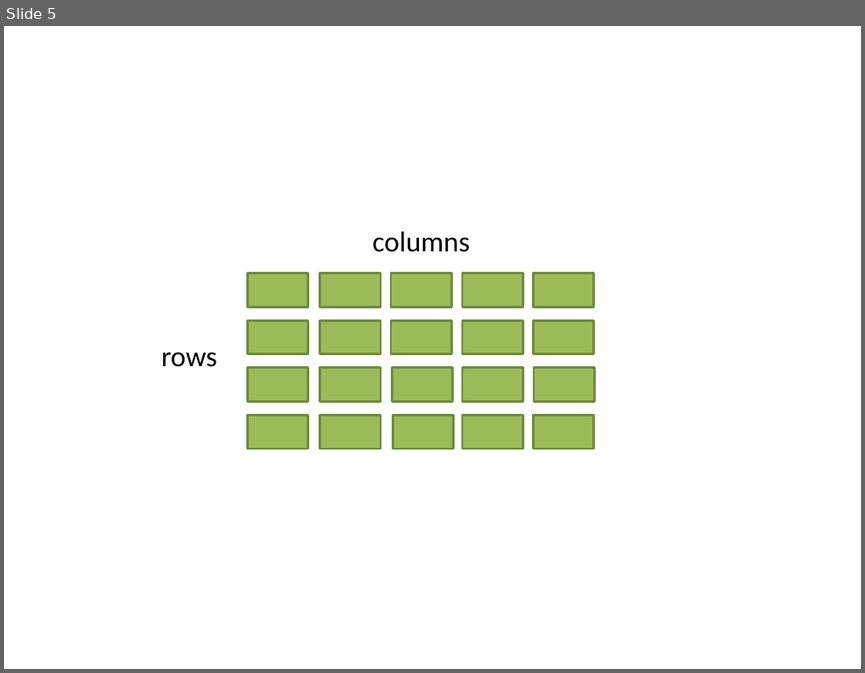
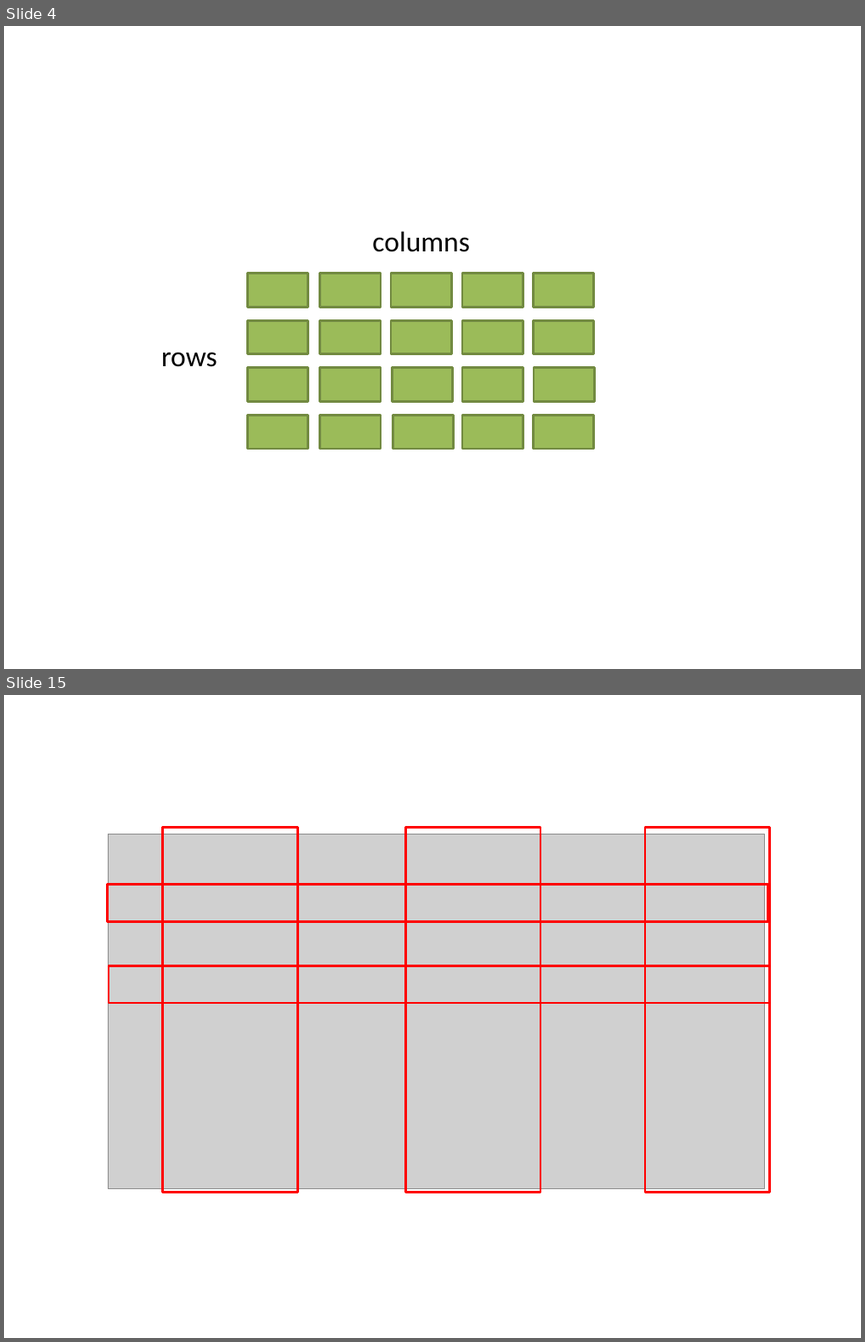
Before and after one commit to dboyliao/MLDM_RBasic, a slide deck: appendix/genImagesExamples.pptx. Shown one above the other, each under a label of ours: slide 5 before the commit, slides 4 and 15 after it; the slides between them are not shown. The pictures are 865x673 and 865x1342 pixels, drawn with LibreOffice and Linux fonts; fonts in the diff are those of the drawing; grey boxes stand for pictures. Boxes give left, top, right and bottom in pixels: in the first picture for what was removed or moved away, otherwise in the second. Text is boxed around its words. In the diff, an @@ line names an element or a change of style, - is before the commit and + after.

```diff
--- a/appendix/genImagesExamples.pptx
+++ b/appendix/genImagesExamples.pptx
@@ slide 15 added at box(4, 695, 861, 1338), background #FFFFFF @@
@@ picture added at box(109, 834, 764, 1189) @@
@@ rectangle added at box(162, 828, 297, 1192), outline #FF0000 2 pt @@
@@ rectangle added at box(406, 828, 540, 1192), outline #FF0000 2 pt @@
@@ rectangle added at box(645, 828, 770, 1192), outline #FF0000 2 pt @@
@@ rectangle added at box(107, 885, 768, 922), outline #FF0000 2 pt @@
@@ rectangle added at box(109, 966, 770, 1004), outline #FF0000 2 pt @@
@@ what was slide 5 is now slide 4 @@
```
Also in this commit, not shown: 12 other slides added, 1 slide removed, 18 other files.
